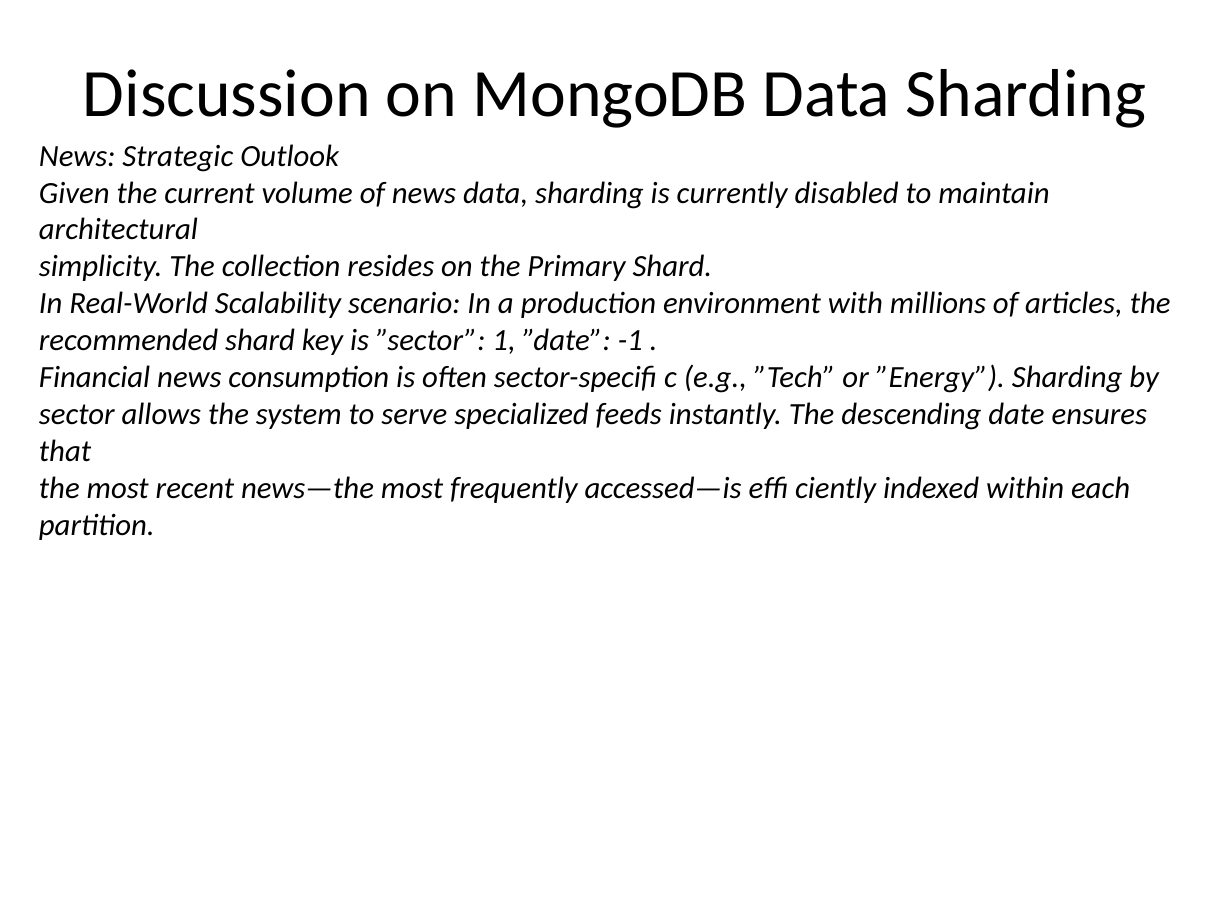
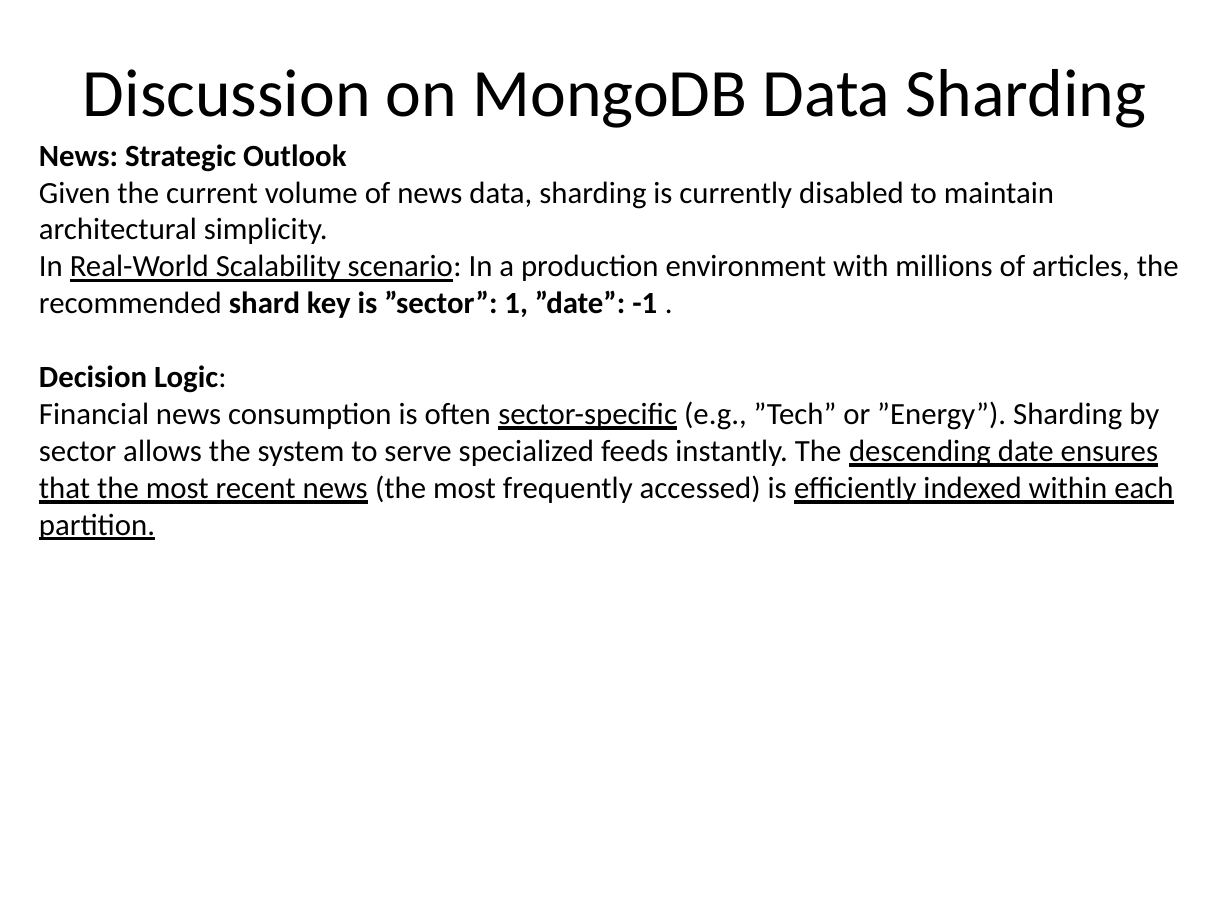
Before and after one commit to Arzazrel/Project_LSMSDB_25, a slide deck: slide 36 of documentation/Project_Presentation_MyFuture_Diana.pptx (slide 24 before the commit). Drawn at 1232x924 pixels with LibreOffice and Linux fonts; fonts in the diff are those of the drawing; background and template pictures are left out. Boxes give left, top, right and bottom in pixels: in the first picture for what was removed or moved away, otherwise in the second. Text is boxed around its words. In the diff, an @@ line names an element or a change of style, - is before the commit and + after.

```diff
--- a/documentation/Project_Presentation_MyFuture_Diana.pptx
+++ b/documentation/Project_Presentation_MyFuture_Diana.pptx
@@ text at (39,144,1179,318): bold on in "News: Strategic Outlook", "shard key is ”sector”: 1, ”date”: -1"; italic off in "News: Strategic Outlook", "In Real-World Scalability scenario: In a production ...", "recommended shard key is ”sector”: 1, ”date”: ..."; underline on in "Real-World Scalability scenario:" @@
@@ text at (39,181,1054,244): text changed; italic off @@
-Given the current volume of news data, sharding is currently disabled to maintain architectural
-simplicity. The collection resides on the Primary Shard.
+Given the current volume of news data, sharding is currently disabled to maintain architectural simplicity.
@@ text at (39,365,1173,540): text changed; italic off @@
-Financial news consumption is often sector-specifi c (e.g., ”Tech” or ”Energy”). Sharding by
-sector allows the system to serve specialized feeds instantly. The descending date ensures that
-the most recent news—the most frequently accessed—is effi ciently indexed within each partition.
+Decision Logic:
+Financial news consumption is often sector-specific (e.g., ”Tech” or ”Energy”). Sharding by
+sector allows the system to serve specialized feeds instantly. The descending date ensures that the most recent news (the most frequently accessed) is efficiently indexed within each partition.
```
Also in this commit, not shown: 6 other slides changed, 37 slides added, 19 slides removed, 2 other files.
